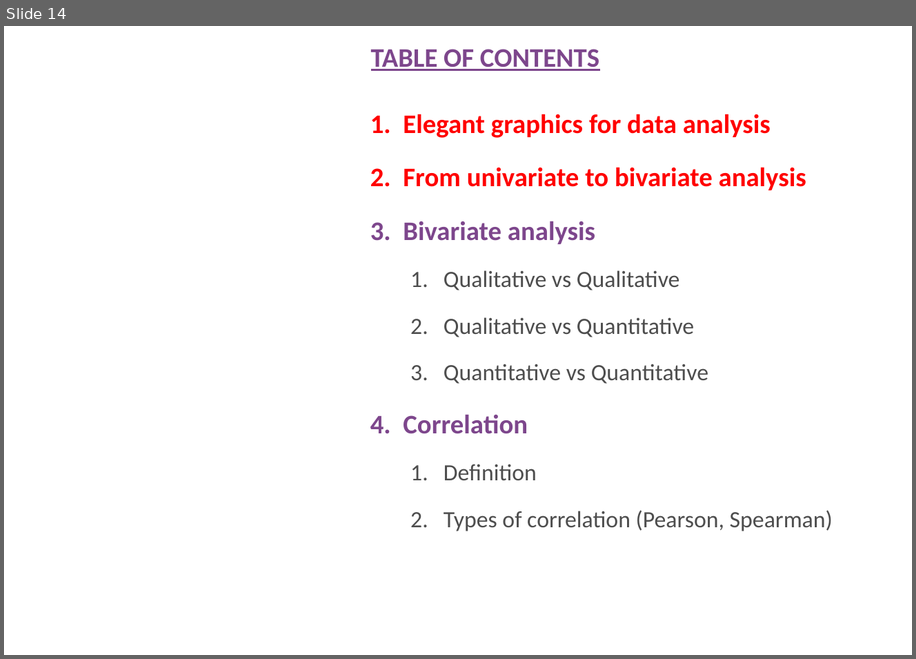
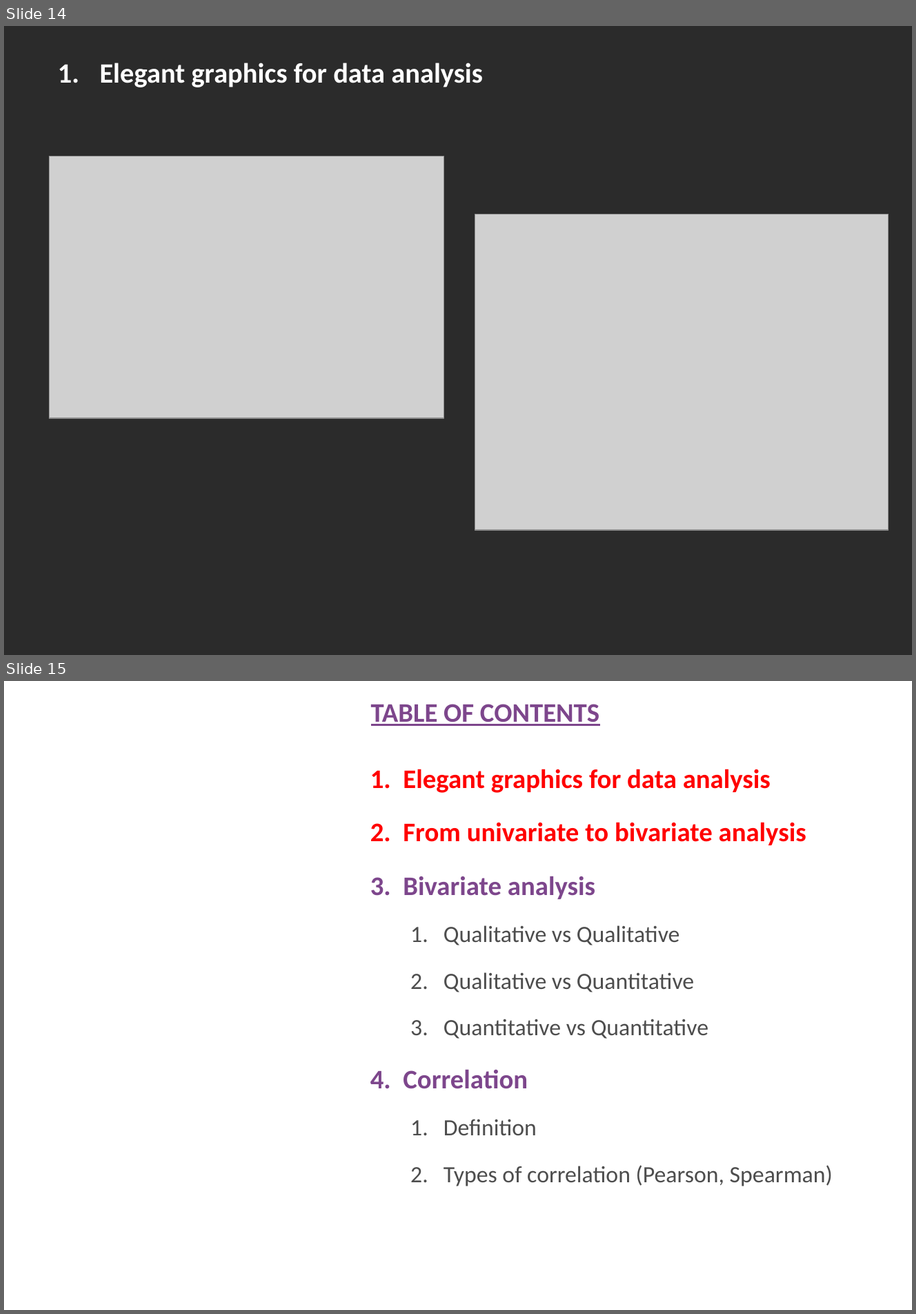
Before and after one commit to uebvhir/Course2020_Statistical-Analysis-with-R, a slide deck: Slides/StatisticsWithR-3-Exploratory_Analysis_II_And_Graphics.pptx. Shown one above the other, each under a label of ours: slide 14 before the commit, slides 14 and 15 after it. The pictures are 916x659 and 916x1314 pixels, drawn with LibreOffice and Linux fonts; fonts in the diff are those of the drawing; grey boxes stand for pictures; background and template pictures are left out; a plain dark background stands for a picture behind light text. Boxes give left, top, right and bottom in pixels: in the first picture for what was removed or moved away, otherwise in the second. Text is boxed around its words. In the diff, an @@ line names an element or a change of style, - is before the commit and + after.

```diff
--- a/Slides/StatisticsWithR-3-Exploratory_Analysis_II_And_Graphics.pptx
+++ b/Slides/StatisticsWithR-3-Exploratory_Analysis_II_And_Graphics.pptx
@@ slide 14 added at (x1=4, y1=26, x2=912, y2=655), background picture (left out) @@
@@ title added at (x1=100, y1=63, x2=483, y2=87), 24 pt, text #FFFFFF, bold @@
+1. Elegant graphics for data analysis
@@ picture added at (x1=50, y1=156, x2=444, y2=419) @@
@@ picture added at (x1=475, y1=214, x2=889, y2=530) @@
@@ what was slide 14 is now slide 15 @@
```
Also in this commit, not shown: 4 slides changed, 5 other slides added, 3 other files.
